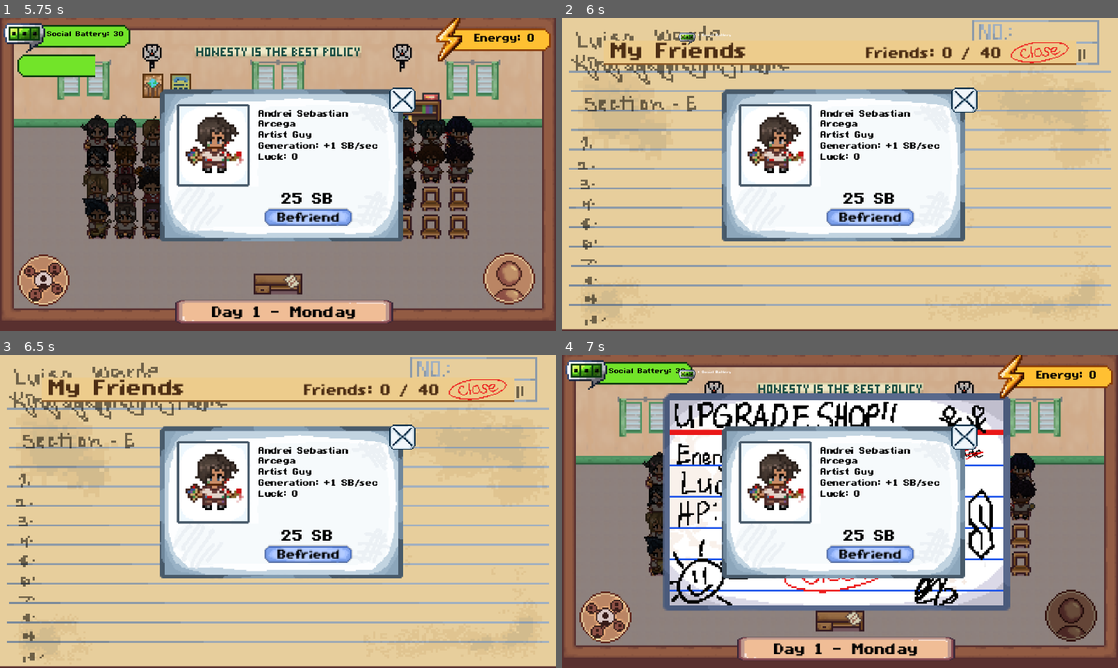
Above: before the commit, frames 1-4 (two rows, left to right).
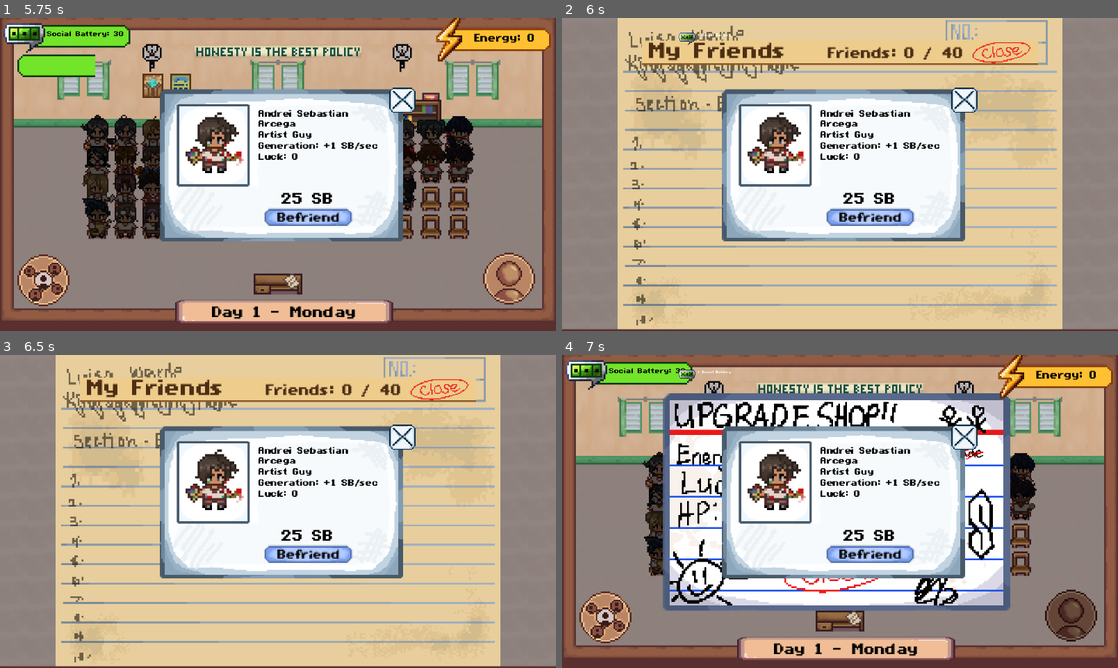
Above: after the commit, the same moments.

Repository: AzeOcram/checkpoint-gamejam
Game: Godot game, scene res://scenes/main/main.tscn
The game is run twice, just before and just after one commit, with the same random seed, the same clock (stepped at 60 frames per second) and the same inputs.
Inputs (mouse positions are in pixels of both pictures, inside the frame that each line leads up to):
- Up to frame 1 (5.75 s): click (5, 74) at 0.52 s; tap Enter at 1.25 s; move the mouse to (400, 158) at 1.27 s; press the mouse at (400, 158) at 1.28 s; tap Space at 2 s; move the mouse to (166, 190) at 2.02 s; release the mouse at (166, 190) at 2.03 s; hold S 2.03-2.78 s; click (166, 190) at 2.1 s; move the mouse to (333, 105) at 2.77 s; press the mouse at (333, 105) at 2.78 s; move the mouse to (250, 237) at 3.52 s; release the mouse at (250, 237) at 3.53 s; click (250, 237) at 3.6 s; click (305, 218) at 4.25 s; move the mouse to (444, 221) at 5.02 s; press the mouse at (444, 221) at 5.03 s; hold S from 5.03 s (still down)
- Up to frame 2 (6 s): release S at 5.75 s; release the mouse at (1006, 221) at 5.75 s; click (606, 280) at 5.75 s
- Up to frame 3 (6.5 s): no input
- Up to frame 4 (7 s): click (1073, 614) at 6.5 s

Frame 1 is identical in both runs. In frame 2, 24% of the frame differs, in the area x 0-100%, y 0-100%; in frame 3, 24%; in frame 4, nothing differs.

Commit message:
feat(ui): 80% wide pad on a tiled floor, one card per row, aligned stats with fitted names

Diff:
--- a/scenes/main/friend_card.tscn
+++ b/scenes/main/friend_card.tscn
@@ -41,6 +41,7 @@
 theme_override_constants/separation = 4
 
 [node name="Identity" type="VBoxContainer" parent="HBoxContainer"]
+custom_minimum_size = Vector2(50, 0)
 layout_mode = 2
 theme_override_constants/separation = 1
 
@@ -55,6 +56,7 @@
 theme_override_colors/font_color = Color(0.3, 0.18, 0.08, 1)
 theme_override_font_sizes/font_size = 7
 horizontal_alignment = 1
+clip_text = true
 text = "Name"
 
 [node name="Stats" type="VBoxContainer" parent="HBoxContainer"]
--- a/scenes/main/friends_panel.tscn
+++ b/scenes/main/friends_panel.tscn
@@ -3,11 +3,20 @@
 [ext_resource type="Script" uid="uid://c5ktth8rywk88" path="res://scripts/main/friends_panel.gd" id="1_7jyo1"]
 [ext_resource type="Texture2D" uid="uid://fl4jfmie4kcc" path="res://assets/art/qte/Yellow Pad (Horizontal)/1.PNG" id="2_pad"]
 [ext_resource type="Texture2D" uid="uid://f0nobh7kped7" path="res://assets/ui/Shop UI/Close button.png" id="3_close"]
+[ext_resource type="Texture2D" uid="uid://ivdeidsjya1c" path="res://assets/art/tilemaps/clasroom.PNG" id="4_floor"]
+
+[sub_resource type="StyleBoxTexture" id="floor_style"]
+content_margin_left = 32.0
+content_margin_right = 32.0
+texture = ExtResource("4_floor")
+axis_stretch_horizontal = 1
+axis_stretch_vertical = 1
+region_rect = Rect2(96, 96, 16, 16)
 
 [sub_resource type="StyleBoxTexture" id="pad_style"]
-content_margin_left = 24.0
+content_margin_left = 14.0
 content_margin_top = 14.0
-content_margin_right = 24.0
+content_margin_right = 14.0
 content_margin_bottom = 14.0
 texture = ExtResource("2_pad")
 region_rect = Rect2(41, 11, 240, 161)
@@ -25,48 +34,51 @@
 z_index = 10
 offset_right = 320.0
 offset_bottom = 180.0
-theme_override_styles/panel = SubResource("pad_style")
+theme_override_styles/panel = SubResource("floor_style")
 script = ExtResource("1_7jyo1")
 
-[node name="VBoxContainer" type="VBoxContainer" parent="." unique_id=715070115]
+[node name="Pad" type="PanelContainer" parent="."]
+layout_mode = 2
+theme_override_styles/panel = SubResource("pad_style")
+
+[node name="VBoxContainer" type="VBoxContainer" parent="Pad" unique_id=715070115]
 layout_mode = 2
 theme_override_constants/separation = 4
 
-[node name="Header" type="PanelContainer" parent="VBoxContainer"]
+[node name="Header" type="PanelContainer" parent="Pad/VBoxContainer"]
 layout_mode = 2
 theme_override_styles/panel = SubResource("header_style")
 
-[node name="HBoxContainer" type="HBoxContainer" parent="VBoxContainer/Header"]
+[node name="HBoxContainer" type="HBoxContainer" parent="Pad/VBoxContainer/Header"]
 layout_mode = 2
 
-[node name="TitleLabel" type="Label" parent="VBoxContainer/Header/HBoxContainer"]
+[node name="TitleLabel" type="Label" parent="Pad/VBoxContainer/Header/HBoxContainer"]
 layout_mode = 2
 theme_override_colors/font_color = Color(0.3, 0.18, 0.08, 1)
 theme_override_font_sizes/font_size = 10
 text = "My Friends"
 
-[node name="FriendCountLabel" type="Label" parent="VBoxContainer/Header/HBoxContainer" unique_id=946841063]
+[node name="FriendCountLabel" type="Label" parent="Pad/VBoxContainer/Header/HBoxContainer" unique_id=946841063]
 layout_mode = 2
 size_flags_horizontal = 3
 theme_override_colors/font_color = Color(0.3, 0.18, 0.08, 1)
 theme_override_font_sizes/font_size = 7
 horizontal_alignment = 2
 
-[node name="CloseButton" type="TextureButton" parent="VBoxContainer/Header/HBoxContainer"]
+[node name="CloseButton" type="TextureButton" parent="Pad/VBoxContainer/Header/HBoxContainer"]
 custom_minimum_size = Vector2(34, 12)
 layout_mode = 2
 texture_normal = ExtResource("3_close")
 ignore_texture_size = true
 stretch_mode = 5
 
-[node name="ScrollContainer" type="ScrollContainer" parent="VBoxContainer"]
+[node name="ScrollContainer" type="ScrollContainer" parent="Pad/VBoxContainer"]
 layout_mode = 2
 size_flags_vertical = 3
 horizontal_scroll_mode = 0
 
-[node name="FriendList" type="GridContainer" parent="VBoxContainer/ScrollContainer" unique_id=171448405]
+[node name="FriendList" type="GridContainer" parent="Pad/VBoxContainer/ScrollContainer" unique_id=171448405]
 layout_mode = 2
 size_flags_horizontal = 3
-theme_override_constants/h_separation = 6
 theme_override_constants/v_separation = 4
-columns = 2
+columns = 1
--- a/scripts/main/friend_card.gd
+++ b/scripts/main/friend_card.gd
@@ -4,8 +4,11 @@
 
 const MAX_MOOD := 100
 const MAX_CONNECTION := 100
+const NAME_FONT_SIZE := 7
+const MIN_NAME_FONT_SIZE := 4
 
 
+@onready var identity: VBoxContainer = $HBoxContainer/Identity
 @onready var portrait: TextureRect = $HBoxContainer/Identity/Portrait
 @onready var name_label: Label = $HBoxContainer/Identity/NameLabel
 @onready var mood_bar: ProgressBar = $HBoxContainer/Stats/MoodBar
@@ -21,6 +24,7 @@
 	data = friend_data
 	portrait.texture = data.sprite
 	name_label.text = data.friend_name.get_slice(" ", 0)
+	fit_name_font()
 	mood_bar.max_value = MAX_MOOD
 	connection_bar.max_value = MAX_CONNECTION
 	sb_label.text = "SB Generation +" + str(data.social_battery_generation)
@@ -33,3 +37,19 @@
 	connection_bar.value = data.connection
 	sb_label.text = "SB Generation +" + str(data.social_battery_generation)
 	sb_bar.value = generation_progress
+
+
+# Shrinks long names so every card's Identity column stays the same width.
+func fit_name_font() -> void:
+	var font := name_label.get_theme_font(&"font")
+	var size := NAME_FONT_SIZE
+
+	while size > MIN_NAME_FONT_SIZE:
+		var width := font.get_string_size(name_label.text, HORIZONTAL_ALIGNMENT_LEFT, -1, size).x
+
+		if width <= identity.custom_minimum_size.x:
+			break
+
+		size -= 1
+
+	name_label.add_theme_font_size_override(&"font_size", size)
--- a/scripts/main/friends_panel.gd
+++ b/scripts/main/friends_panel.gd
@@ -4,9 +4,9 @@
 # Nodes
 const FRIEND_CARD_SCENE := preload("res://scenes/main/friend_card.tscn")
 
-@onready var friend_list: GridContainer = $VBoxContainer/ScrollContainer/FriendList
-@onready var friend_count_label: Label = $VBoxContainer/Header/HBoxContainer/FriendCountLabel
-@onready var close_button: TextureButton = $VBoxContainer/Header/HBoxContainer/CloseButton
+@onready var friend_list: GridContainer = $Pad/VBoxContainer/ScrollContainer/FriendList
+@onready var friend_count_label: Label = $Pad/VBoxContainer/Header/HBoxContainer/FriendCountLabel
+@onready var close_button: TextureButton = $Pad/VBoxContainer/Header/HBoxContainer/CloseButton
 
 
 const CLOSE_NORMAL_SCALE := Vector2.ONE
--- a/tests/test_friend_list.gd
+++ b/tests/test_friend_list.gd
@@ -20,7 +20,7 @@
 	var panel: PanelContainer = main.get_node("UI/FriendsPanel")
 	var button: TextureButton = main.get_node("UI/SocialCircleButton")
 	var recruitment = main.get_node("Systems/RecruitmentSystem")
-	var cards: GridContainer = panel.get_node("VBoxContainer/ScrollContainer/FriendList")
+	var cards: GridContainer = panel.get_node("Pad/VBoxContainer/ScrollContainer/FriendList")
 
 	check(not panel.visible, "friend list starts hidden")
 	button.pressed.emit()
@@ -28,7 +28,7 @@
 	button.pressed.emit()
 	check(not panel.visible, "friend list button closes the screen")
 	button.pressed.emit()
-	panel.get_node("VBoxContainer/Header/HBoxContainer/CloseButton").pressed.emit()
+	panel.get_node("Pad/VBoxContainer/Header/HBoxContainer/CloseButton").pressed.emit()
 	check(not panel.visible, "close button closes the screen")
 
 	var data: FriendData = recruitment.available_friends[0]
@@ -55,6 +55,22 @@
 	check(second != first, "SB bar moves while the screen is open")
 	button.pressed.emit()
 
+	var longest: FriendData = data
+	for candidate: FriendData in recruitment.available_friends:
+		if candidate.friend_name.get_slice(" ", 0).length() > longest.friend_name.get_slice(" ", 0).length():
+			longest = candidate
+	recruitment._complete_recruitment(longest)
+	button.pressed.emit()
+	await process_frame
+	await process_frame
+	var stats_x := []
+	for c: FriendCard in cards.get_children():
+		stats_x.append(c.get_node("HBoxContainer/Stats").global_position.x)
+	check(stats_x.size() == 2 and stats_x[0] == stats_x[1], "stats line up across short and long names")
+	check(cards.get_child(1).name_label.get_theme_font_size(&"font_size") < FriendCard.NAME_FONT_SIZE, "long name uses a smaller font")
+	button.pressed.emit()
+
+	card = cards.get_child(0)
 	data.mood = 10
 	button.pressed.emit()
 	await process_frame
